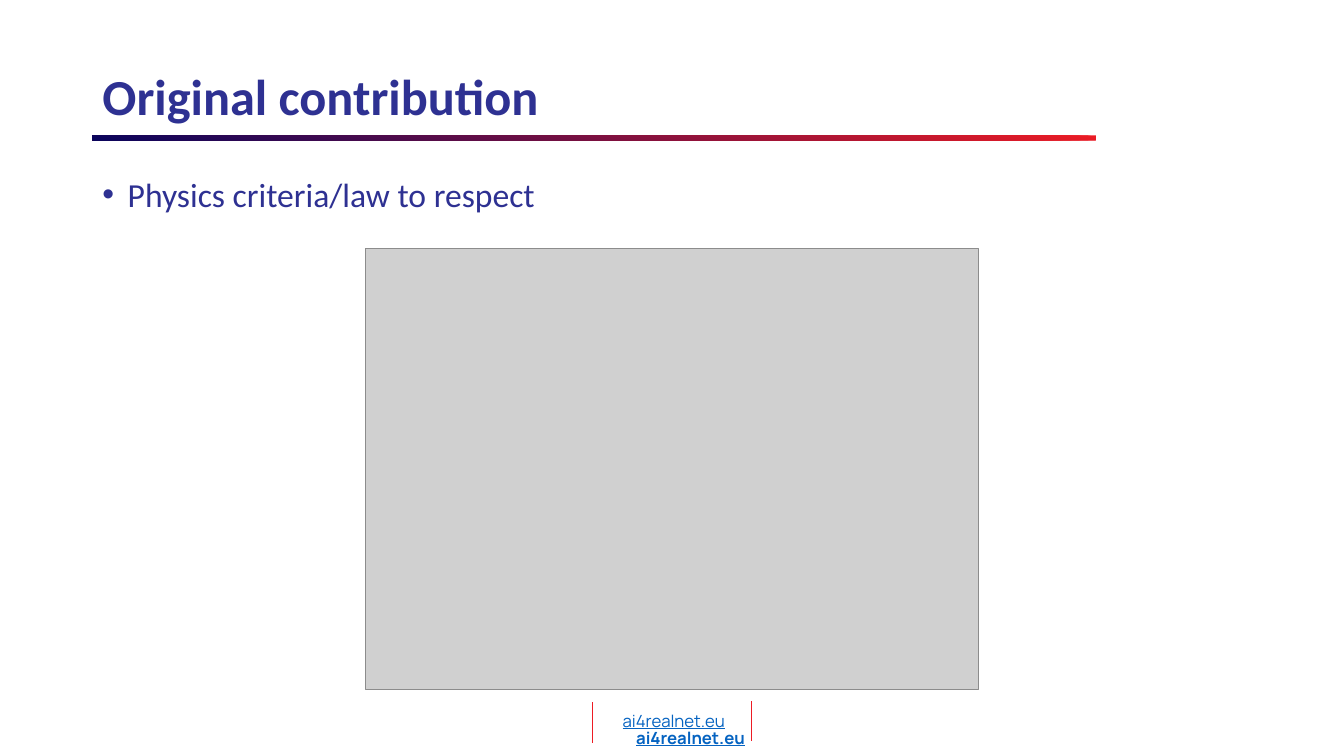
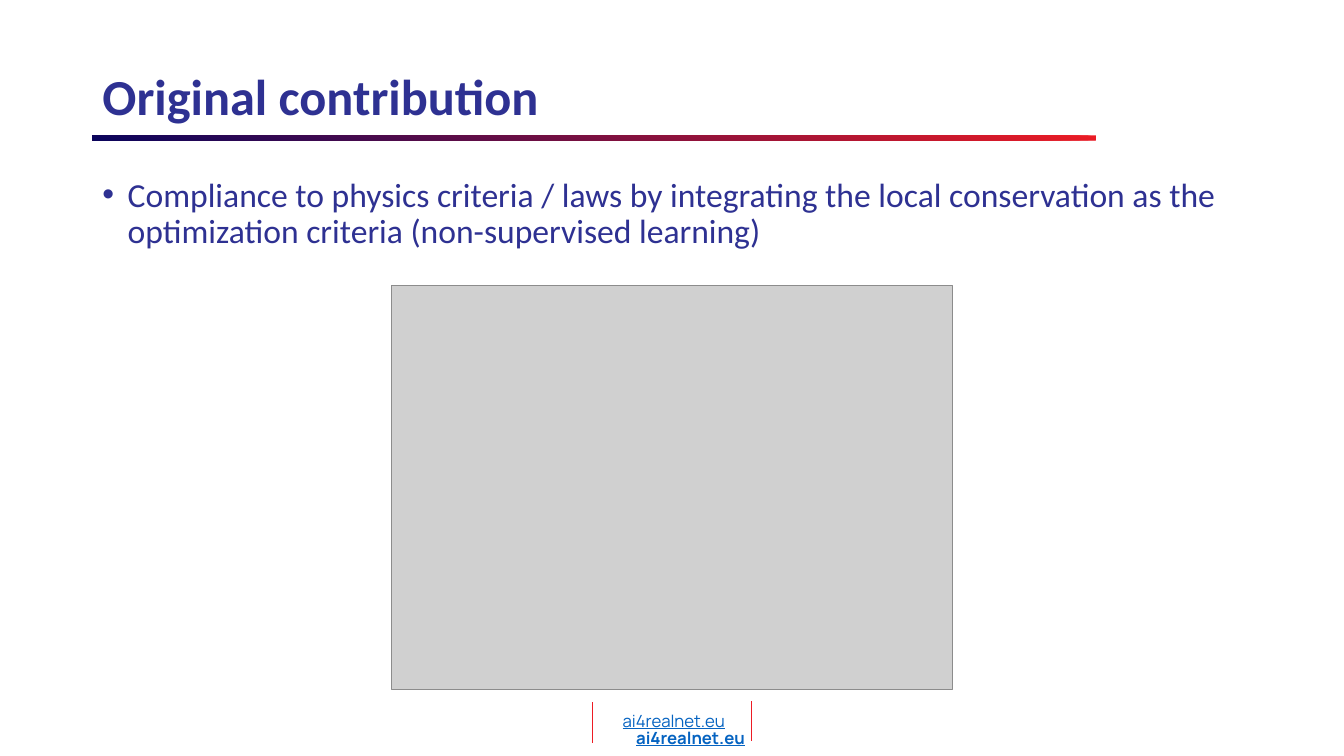
Before and after one commit to AI4REALNET/T2.1_graph_neural_solver, a slide deck: slide 8 of T2.1_KAI_GNN_IRTSX.pptx (slide 6 before the commit). Drawn at 1344x756 pixels with LibreOffice and Linux fonts; fonts in the diff are those of the drawing; grey boxes stand for pictures; background and template pictures are left out. Boxes give left, top, right and bottom in pixels: in the first picture for what was removed or moved away, otherwise in the second. Text is boxed around its words. In the diff, an @@ line names an element or a change of style, - is before the commit and + after.

Commit message:
presentation updated

```diff
--- a/T2.1_KAI_GNN_IRTSX.pptx
+++ b/T2.1_KAI_GNN_IRTSX.pptx
@@ text at (x1=128, y1=183, x2=1215, y2=249): text changed @@
-• Physics criteria/law to respect
+• Compliance to physics criteria / laws by integrating the local conservation as the optimization criteria (non-supervised learning)
@@ picture resized from (x1=366, y1=248, x2=979, y2=690) to (x1=391, y1=285, x2=952, y2=690) @@
```
Also in this commit, not shown: 3 other slides changed, 3 slides added, 1 slide removed.
